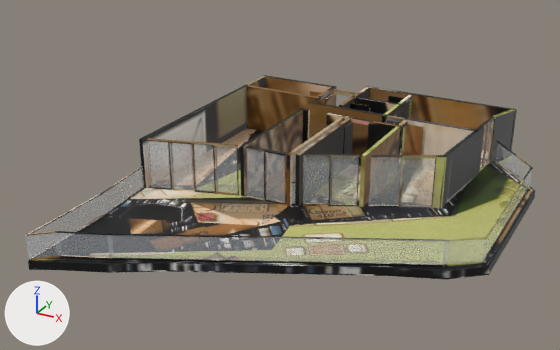
The glTF model _bake/glb/gol-13/model.glb: old version first, new version second.
Before and after are seen from a camera (50 mm lens) standing at (12.6, -26.3, 14.0) and looking at (-1.5, -0.7, 1.2). Lighting does not change. The marker at lower left points along +X, +Y and +Z. The first picture is the older version. Where no turn or scale is listed for an object, it has been applied to the vertices. Vertices at exactly the same position are counted once.

The older version as bpy lines, for what is in view:
```python
mat_baked = bpy.data.materials.new('baked')
mat_baked.use_nodes = True; mat_baked.node_tree.nodes.clear()
_N = mat_baked.node_tree.nodes; _L = mat_baked.node_tree.links
n0 = _N.new('ShaderNodeBsdfPrincipled'); n0.name = 'Principled BSDF'
n1 = _N.new('ShaderNodeOutputMaterial'); n1.name = 'Material Output'
n2 = _N.new('ShaderNodeTexImage'); n2.name = 'Image Texture'
n2.image = img_model_glb
n3 = _N.new('ShaderNodeMapping'); n3.name = 'Mapping'
n3.inputs[1].default_value = (0.00119, -14.75, 0.0)  # 'Location'
n3.inputs[3].default_value = (15.97, 15.74, 1.0)  # 'Scale'
n4 = _N.new('ShaderNodeUVMap'); n4.name = 'UV Map'
n4.uv_map = 'UVMap'
_L.new(n0.outputs[0], n1.inputs[0])  # 'BSDF' to 'Surface'
_L.new(n2.outputs[0], n0.inputs[0])  # 'Color' to 'Base Color'
_L.new(n3.outputs[0], n2.inputs[0])  # 'Vector' to 'Vector'
_L.new(n4.outputs[0], n3.inputs[0])  # 'UV' to 'Vector'
me_mesh_0 = bpy.data.meshes.new('Mesh_0')
me_mesh_0.from_pydata(...)  # 2590 vertices, 4544 faces; spans x 0.0..15.1, y -18.7..0.0, z 0.0..2.6
me_mesh_0.materials.append(mat_baked)
me_mesh_13 = bpy.data.meshes.new('Mesh_13')
me_mesh_13.from_pydata(...)  # 8 vertices, 12 faces; spans x 7.01..9.0, y -9.84..-8.81, z 0.36..2.61
me_mesh_13.materials.append(mat_glass_rt)  # white #edf3f9
me_mesh_3 = bpy.data.meshes.new('Mesh_3')
me_mesh_3.from_pydata(...)  # 8 vertices, 12 faces; spans x 12.55..13.91, y -2.72..-1.16, z 0.36..1.36
me_mesh_3.materials.append(mat_glass_rt)  # white #edf3f9
ob_mesh_0 = bpy.data.objects.new('Mesh_0', me_mesh_0)
ob_mesh_0.location = (-7.49, 9.35, -0.36)
ob_mesh_13 = bpy.data.objects.new('Mesh_13', me_mesh_13)
ob_mesh_13.location = (-7.49, 9.35, -0.36)
ob_mesh_3 = bpy.data.objects.new('Mesh_3', me_mesh_3)
ob_mesh_3.location = (-7.49, 9.35, -0.36)
# also in view: 'Mesh_15' at (-5.2, -1.5, 1.1); 'Mesh_10' at (-6.6, -8.9, 0.5); 'Mesh_1' at (-7.1, -3.7, 0.5); 'Mesh_14' at (-2.0, -0.8, 1.1); 'Mesh_11' at (5.0, 7.0, 1.1)
```
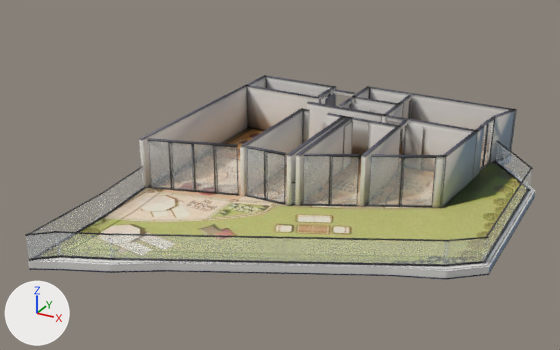
The change, as a diff of the scene's bpy script:
```diff
--- a/_bake/glb/gol-13/model.glb.py
+++ b/_bake/glb/gol-13/model.glb.py
@@ mat_baked @@
 n3 = _N.new('ShaderNodeMapping'); n3.name = 'Mapping'
-n3.inputs[1].default_value = (0.00119, -14.75, 0.0)  # 'Location'
-n3.inputs[3].default_value = (15.97, 15.74, 1.0)  # 'Scale'
+n3.inputs[1].default_value = (0.000934, -14.97, 0.0)  # 'Location'
+n3.inputs[3].default_value = (15.97, 15.97, 1.0)  # 'Scale'
 n4 = _N.new('ShaderNodeUVMap'); n4.name = 'UV Map'
@@ me_mesh_0 @@
 # used by ob_mesh_0; location = (-7.49, 9.35, -0.36)
-me_mesh_0.from_pydata(...)  # 2590 vertices, 4544 faces; spans x 0.0..15.1, y -18.7..0.0, z 0.0..2.6
+me_mesh_0.from_pydata(...)  # 3381 vertices, 6241 faces; spans x 0.0..15.1, y -18.7..0.0, z 0.0..2.6
+# me_mesh_0 part 1: 24 vertices moved within x 0.4..12.5, y -14.7..-1.6, z 0.0..0.4; 4 vertices removed from x 1.2, y -18.0, z 0.4..1.4; 795 vertices added at x 0.0..12.9, y -17.9..0.0, z 0.0..2.6
+# me_mesh_0 part 2: 3226 kept faces spanning x 0.0..15.1, y -18.7..-0.1, z 0.0..2.6 get new texture (UV) coordinates
 me_mesh_0.materials.append(mat_baked)
```

Changed parts and their boxes (x1, y1, x2, y2) in the pictures (560 x 350 px):
'Mesh_0', surface changed: (25, 75, 535, 280) in both
part 1 of me_mesh_0, reshaped (mostly hidden): before (56, 156, 371, 260); after (54, 85, 483, 233)
part 2 of me_mesh_0, surface changed: (25, 76, 535, 280) in both
